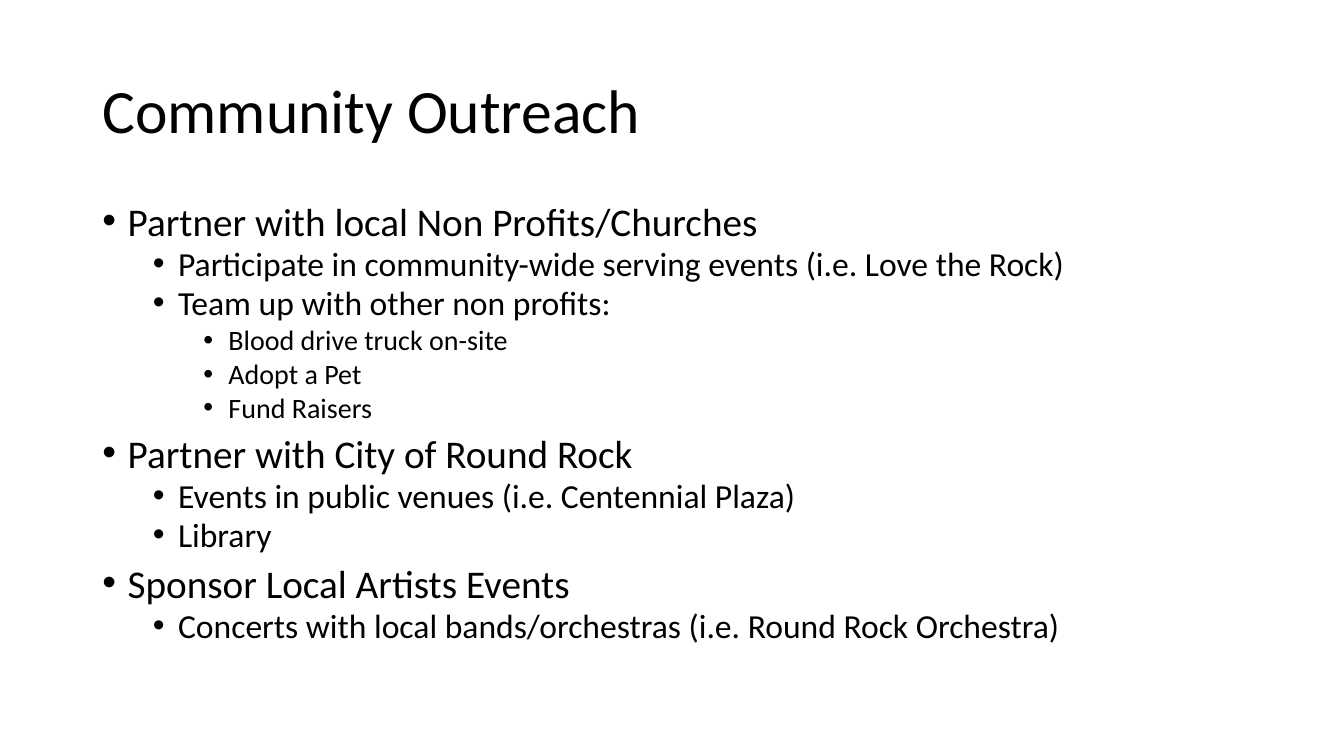
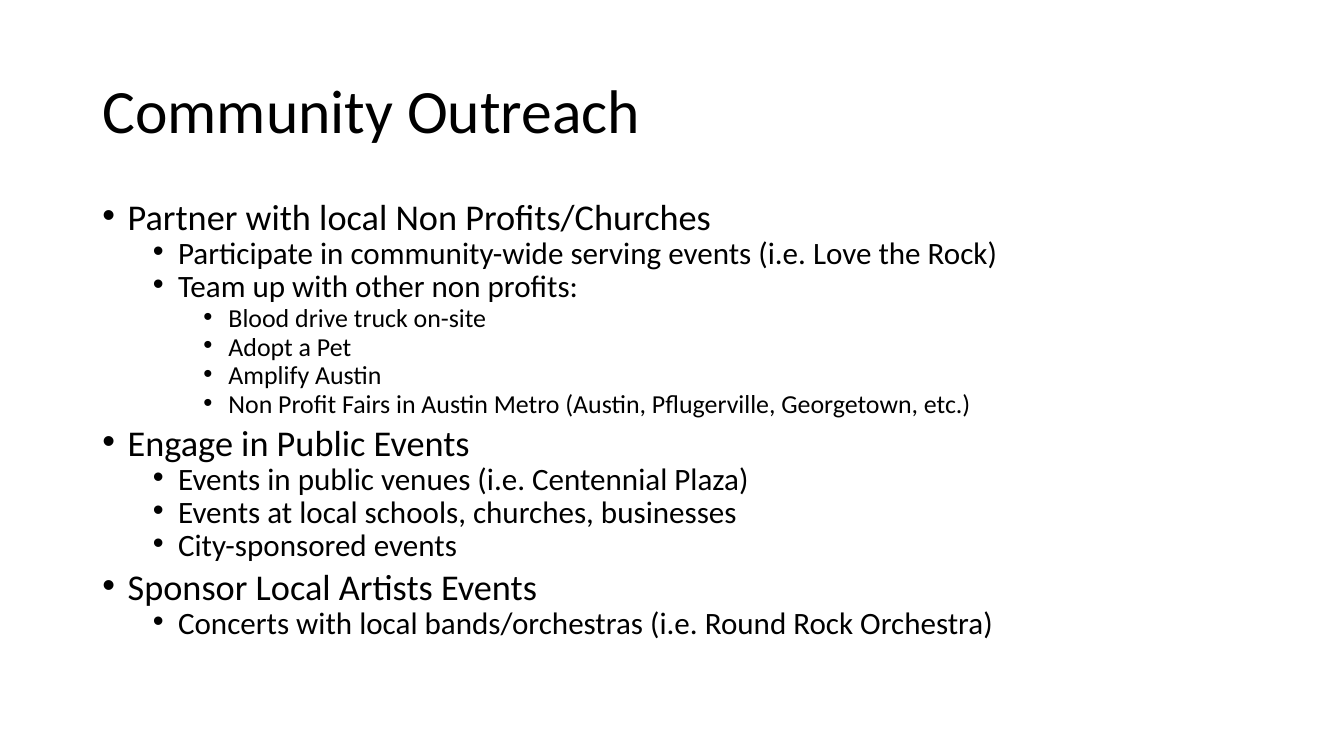
Before and after one commit to DellHelpAThon/RoundRockServingCenter_DigitalDreamers, a slide deck: slide 5 of RRASC Marketing Strategy Propossal.pptx (slide 8 before the commit). Drawn at 1344x756 pixels with LibreOffice and Linux fonts; fonts in the diff are those of the drawing. Boxes give left, top, right and bottom in pixels: in the first picture for what was removed or moved away, otherwise in the second. Text is boxed around its words. In the diff, an @@ line names an element or a change of style, - is before the commit and + after.

```diff
--- a/RRASC Marketing Strategy Propossal.pptx
+++ b/RRASC Marketing Strategy Propossal.pptx
@@ text at (128, 204, 997, 638): size 28 to 25.9 pt in "Partner with local Non Profits/Churches", "Sponsor Local Artists Events"; size 24 to 22.2 pt in "Participate in community-wide serving events (i.e. Love ...", "Team up with other non profits:", "Events in public venues (i.e. Centennial Plaza)", "Concerts with local bands/orchestras (i.e. Round Rock ..."; size 20 to 18.5 pt in "Blood drive truck on-site", "Adopt a Pet"; line spacing 0.8 to 0.7 @@
@@ text at (128, 366, 970, 463): text changed; size 28 to 18.5 pt @@
-    • Fund Raisers
-• Partner with City of Round Rock
+    • Amplify Austin
+    • Non Profit Fairs in Austin Metro (Austin, Pflugerville, Georgetown, etc.)
+• Engage in Public Events
@@ text at (178, 501, 737, 561): text changed; size 24 to 22.2 pt @@
-  • Library
+  • Events at local schools, churches, businesses
+  • City-sponsored events
```
Also in this commit, not shown: 6 other slides changed, 6 slides added, 2 slides removed.
